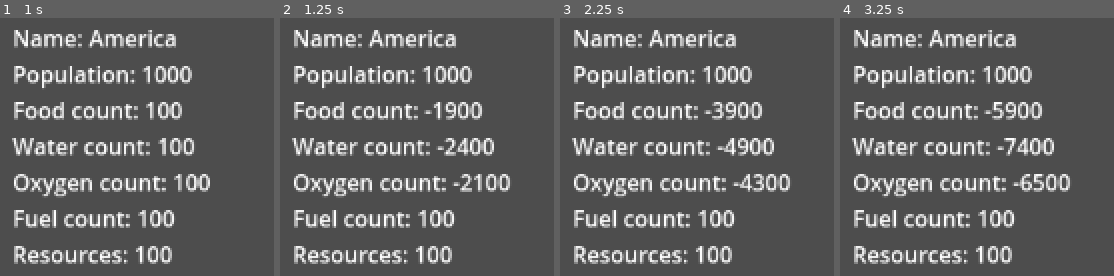
Above: before the commit, frames 1-4 (left to right).
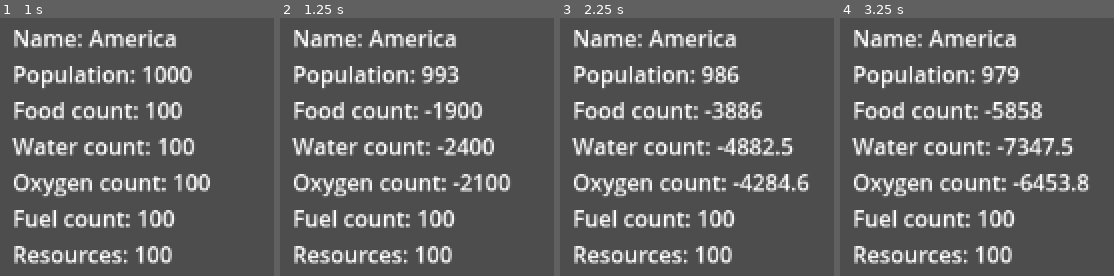
Above: after the commit, the same moments.

Repository: TimidBagel/refactored-octo-sniffle
Game: Godot game, scene res://planet.tscn
Same seed, same stepped clock (60 frames per second), same inputs: the game is played once before the commit and once after it.
Inputs:
- Up to frame 1 (1 s): tap Enter at 0.5 s
- Up to frame 2 (1.25 s): no input
- Up to frame 3 (2.25 s): tap Space at 2 s
- Up to frame 4 (3.25 s): tap Enter at 2.75 s

Frame 1 is identical in both runs. In frame 2, 0.7% of the frame differs, in the area x 51-71%, y 18-26%; in frame 3, 2.5%; in frame 4, 2.8%, in the area x 51-91%, y 18-68%.

Commit message:
trying to fix the population gd function

Diff:
--- a/Engine Files/scripts/civilization.gd
+++ b/Engine Files/scripts/civilization.gd
@@ -11,8 +11,8 @@
 var building_list = []
 
 # measured in people per day
-var pop_growth_rate
-var pop_decline_rate
+var pop_growth_rate = 10.2
+var pop_decline_rate = 7.2
 
 # measured in kilograms per day
 @onready var oxygen_decrease_rate = 2.2
@@ -48,8 +48,8 @@
 
 
 func population_growth_decline():
-	self.population -= int((self.population / (self.population / 10000) * self.pop_decline_multiplier))
-	self.population += int((self.population / 1000) * self.pop_growth_multiplier)
+	self.population -= int((self.population / ((self.population * 55) /100) * self.pop_decline_rate))
+	self.population += int((self.population / 1000) * self.pop_growth_rate)
 
 var time = 0
 
@@ -58,7 +58,7 @@
 	time += delta
 	if (time >= 1):
 		passive_civilization_consumption()
-		#population_growth_decline()
+		population_growth_decline()
 		#print_details()
 		time = 0
 
